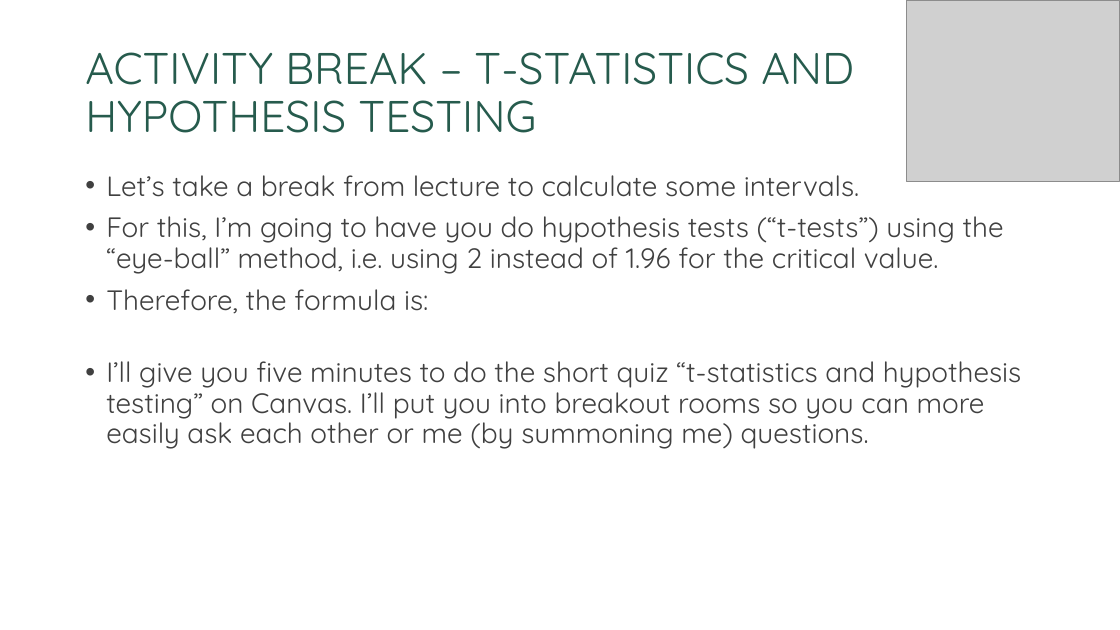
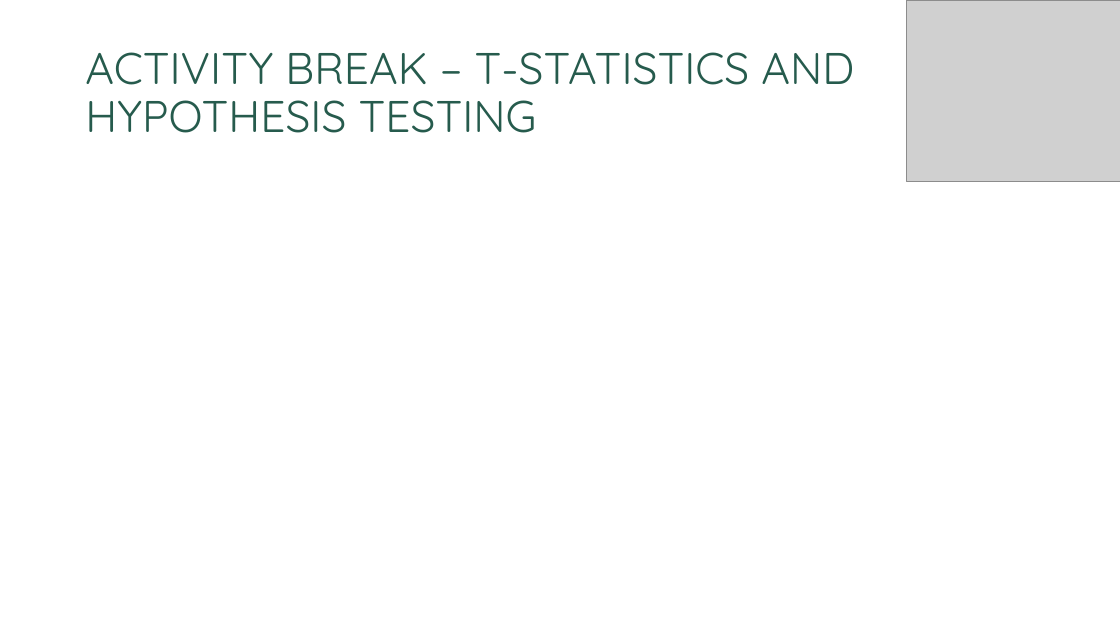
Before and after one commit to hhadah/urban-econ, a slide deck: slide 27 of slides/ppslides/03-InterpretingStatisticalTables.pptx. Drawn at 1120x630 pixels with LibreOffice and Linux fonts; fonts in the diff are those of the drawing; grey boxes stand for pictures; background and template pictures are left out. Boxes give left, top, right and bottom in pixels: in the first picture for what was removed or moved away, otherwise in the second. Text is boxed around its words. In the diff, an @@ line names an element or a change of style, - is before the commit and + after.

```diff
--- a/slides/ppslides/03-InterpretingStatisticalTables.pptx
+++ b/slides/ppslides/03-InterpretingStatisticalTables.pptx
@@ text removed at (106,175,1021,449) @@
-• Let’s take a break from lecture to calculate some intervals.
-• For this, I’m going to have you do hypothesis tests (“t-tests”) using the “eye-ball” method, i.e. using 2 instead of 1.96 for the critical value.
-• Therefore, the formula is:
-• I’ll give you five minutes to do the short quiz “t-statistics and hypothesis testing” on Canvas. I’ll put you into breakout rooms so you can more easily ask each other or me (by summoning me) questions.
```
Also in this commit, not shown: 5 other slides changed, 28 other files.
